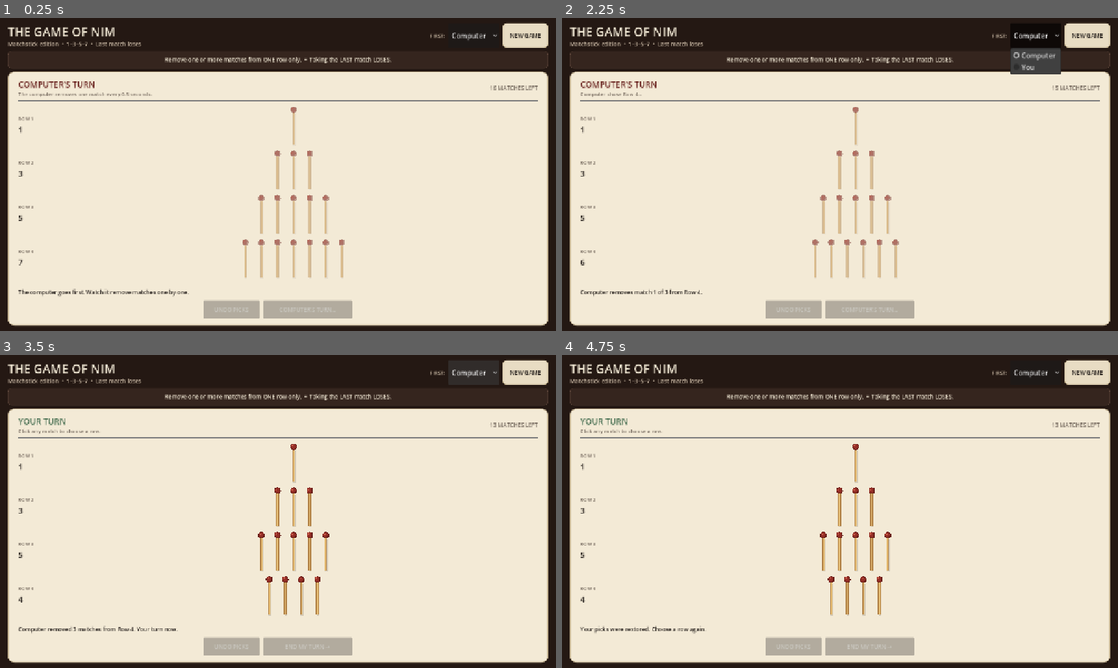
Above: before the commit, frames 1-4 (two rows, left to right).
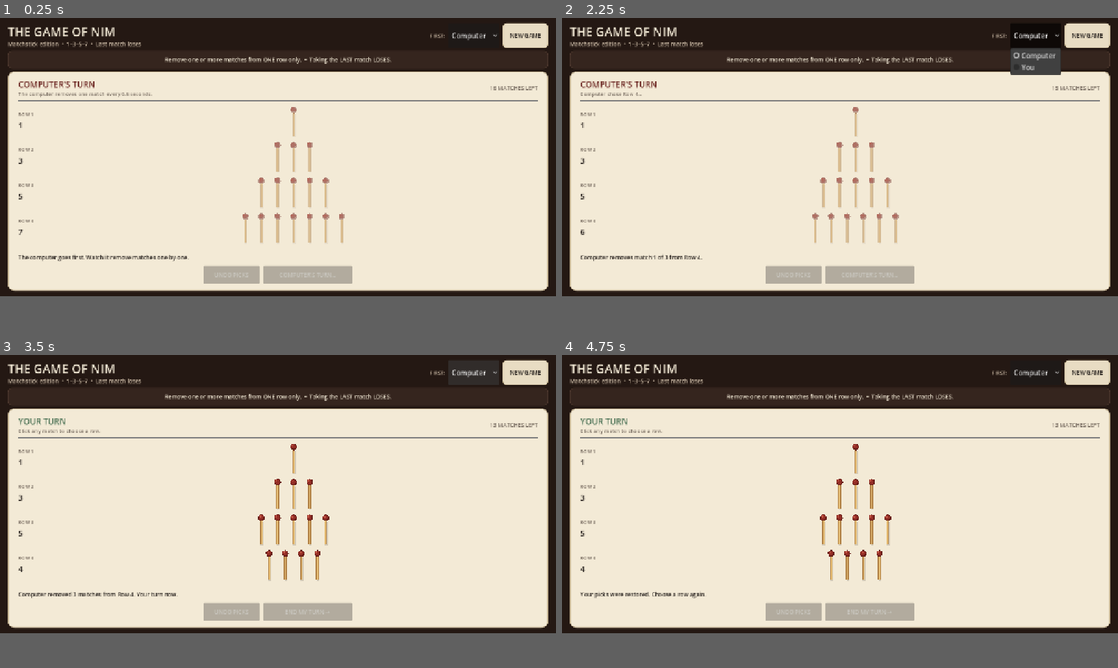
Above: after the commit, the same moments.

Repository: Integraxiii/The-Game-of-Nim
Game: Godot game, scene res://main.tscn
The game is run twice, just before and just after one commit, with the same random seed, the same clock (stepped at 60 frames per second) and the same inputs.
Inputs (mouse positions are in pixels of both pictures, inside the frame that each line leads up to):
- Up to frame 1 (0.25 s): no input
- Up to frame 2 (2.25 s): click "NEW GAME" at 0.5 s; click "NEW GAME" at 1.25 s; click "Computer" at 2 s
- Up to frame 3 (3.5 s): click "Computer" at 2.75 s
- Up to frame 4 (4.75 s): click (856, 461) at 3.52 s; click "UNDO PICKS" at 4.25 s
In our replay, the window is 800x450 before the commit and 800x400 after it. These sizes can differ from the game's own. Grey fills any space a smaller window leaves; there, only what the larger window draws over its background counts as a difference.

The runs differ from the first frame. In frame 1, 9.4% of the frame differs, in the area x 0-100%, y 9-100%; in frame 2, 9.5%; in frame 3, 9.5%; in frame 4, 9.4%.

Commit message:
Fit Nim game to a single browser screen

Diff:
--- a/project.godot
+++ b/project.godot
@@ -11,9 +11,9 @@
 
 [display]
 window/size/viewport_width=1280
-window/size/viewport_height=720
+window/size/viewport_height=640
 window/size/window_width_override=1280
-window/size/window_height_override=720
+window/size/window_height_override=640
 window/stretch/mode="canvas_items"
 
 [rendering]
